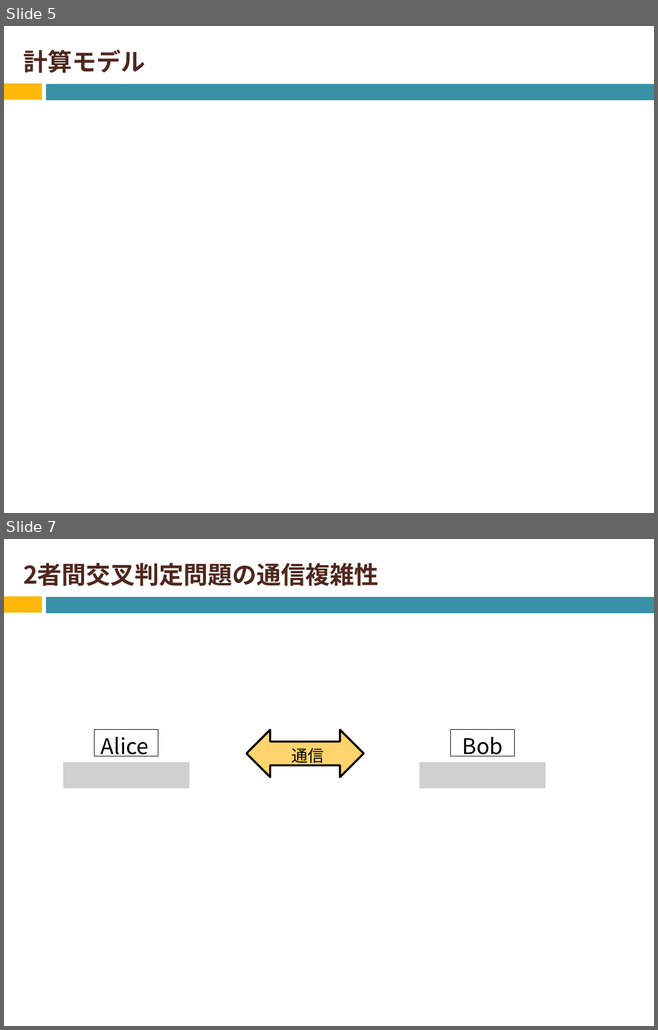
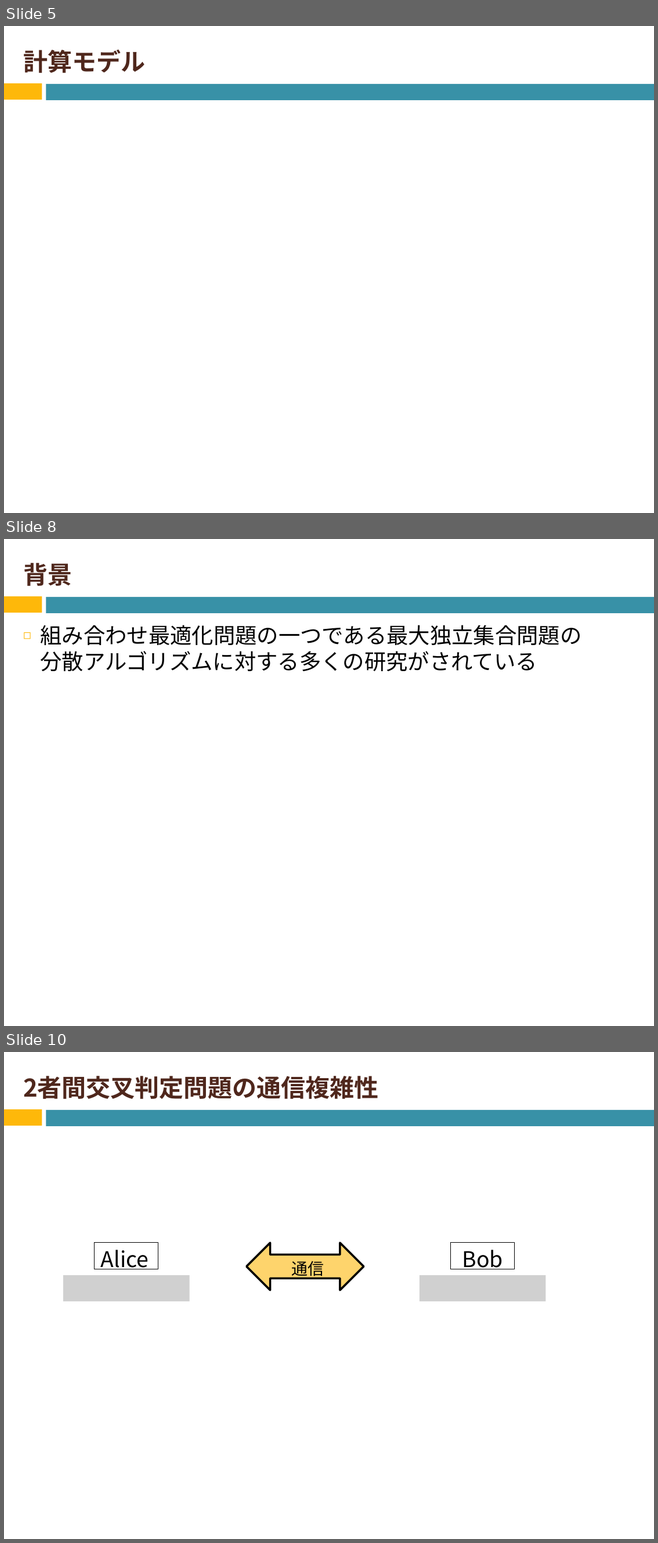
Before and after one commit to Izulabo-nitech/Distributed_Complexity_of_k-Maximal_Independent_Set_Verification, a slide deck: chukan/chukan2020_sato.pptx. Shown one above the other, each under a label of ours: slides 5 and 7 before the commit, slides 5, 8 and 10 after it; the slides between them are not shown. The pictures are 658x1030 and 658x1543 pixels, drawn with LibreOffice and Linux fonts; fonts in the diff are those of the drawing; grey boxes stand for pictures. Boxes give left, top, right and bottom in pixels: in the first picture for what was removed or moved away, otherwise in the second. Text is boxed around its words. In the diff, an @@ line names an element or a change of style, - is before the commit and + after.

```diff
--- a/chukan/chukan2020_sato.pptx
+++ b/chukan/chukan2020_sato.pptx
@@ slide 8 added at (4,539,654,1026), background #FFFFFF; not listed: 2 template elements that a slide beside it also shows @@
@@ title added at (23,563,72,586), 27 pt, text #4F271C, bold @@
+背景
@@ text added at (40,625,581,671), 24 pt, text #000000 @@
+◻ 組み合わせ最適化問題の一つである最大独立集合問題の
+  分散アルゴリズムに対する多くの研究がされている
@@ what was slide 7 is now slide 10 @@
```
Also in this commit, not shown: 1 slide changed, 2 other slides added.
